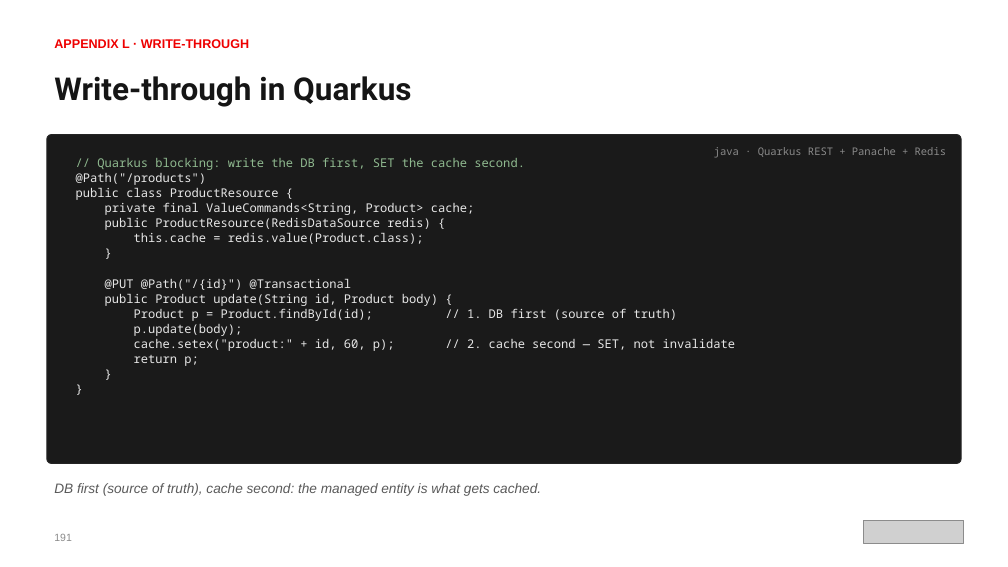
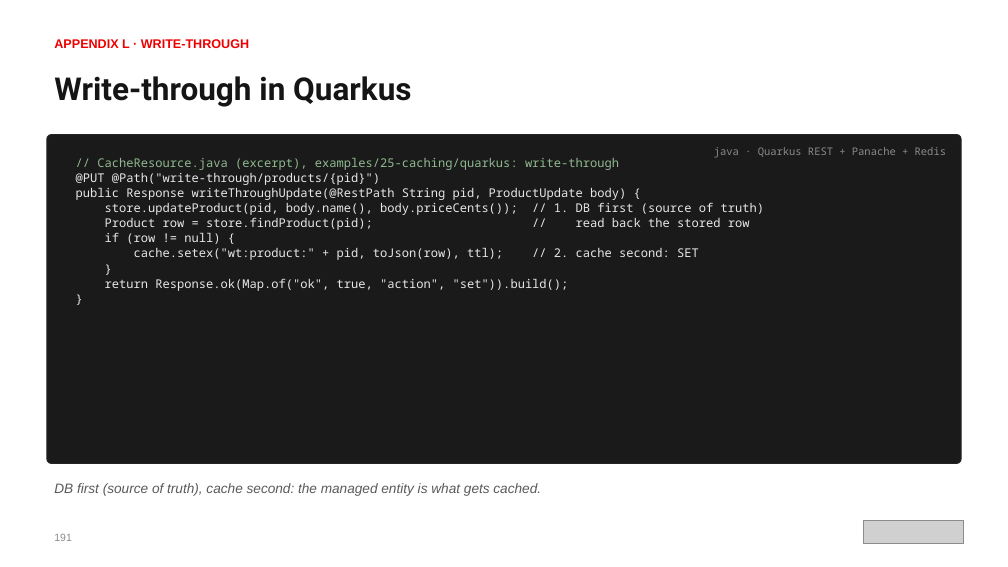
Before and after one commit to patterncatalyst/cloud-native-design-patterns, a slide deck: slide 217 of lgtm-presentation/Designing-Cloud-Native-APIs-Quarkus.pptx. Drawn at 1008x567 pixels with LibreOffice and Linux fonts; fonts in the diff are those of the drawing; grey boxes stand for pictures. Boxes give left, top, right and bottom in pixels: in the first picture for what was removed or moved away, otherwise in the second. Text is boxed around its words. In the diff, an @@ line names an element or a change of style, - is before the commit and + after.

Commit message:
docs(deck): Quarkus deck follows the idiomatic examples (S13)

```diff
--- a/lgtm-presentation/Designing-Cloud-Native-APIs-Quarkus.pptx
+++ b/lgtm-presentation/Designing-Cloud-Native-APIs-Quarkus.pptx
@@ text at <box>76,158,764,291</box>: paragraph removed @@
-}
@@ text at <box>76,158,764,260</box>: text changed @@
-// Quarkus blocking: write the DB first, SET the cache second.
-@Path("/products")
-public class ProductResource {
-private final ValueCommands<String, Product> cache;
-public ProductResource(RedisDataSource redis) {
-this.cache = redis.value(Product.class);
+// CacheResource.java (excerpt), examples/25-caching/quarkus: write-through
+@PUT @Path("write-through/products/{pid}")
+public Response writeThroughUpdate(@RestPath String pid, ProductUpdate body) {
+store.updateProduct(pid, body.name(), body.priceCents()); // 1. DB first (source of truth)
+Product row = store.findProduct(pid); // read back the stored row
+if (row != null) {
+cache.setex("wt:product:" + pid, toJson(row), ttl); // 2. cache second: SET
@@ text at <box>105,279,569,291</box>: text changed @@
-@PUT @Path("/{id}") @Transactional
-public Product update(String id, Product body) {
-Product p = Product.findById(id); // 1. DB first (source of truth)
-p.update(body);
-cache.setex("product:" + id, 60, p); // 2. cache second — SET, not invalidate
-return p;
+return Response.ok(Map.of("ok", true, "action", "set")).build();
```
Also in this commit, not shown: 17 other slides changed, 2 other files.
